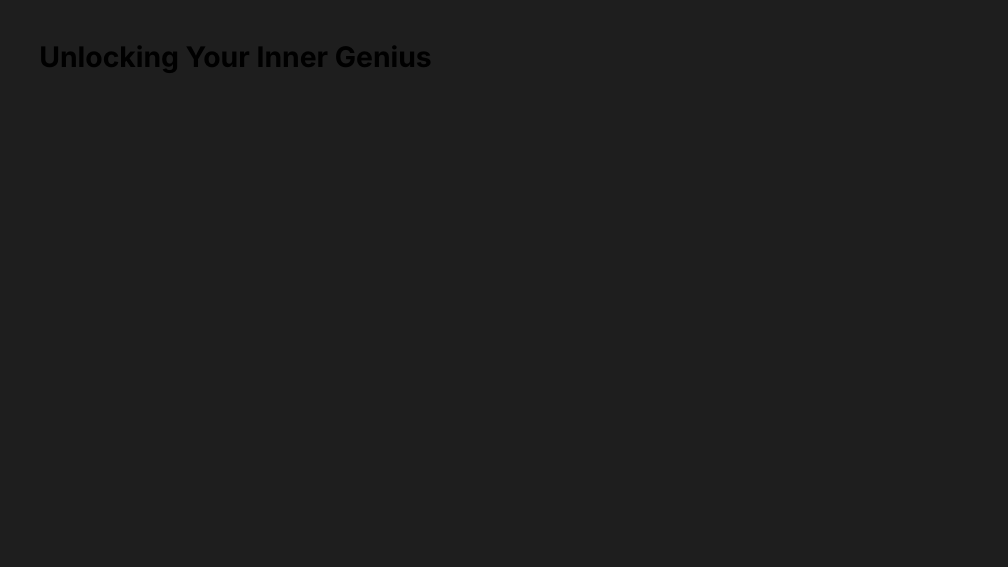
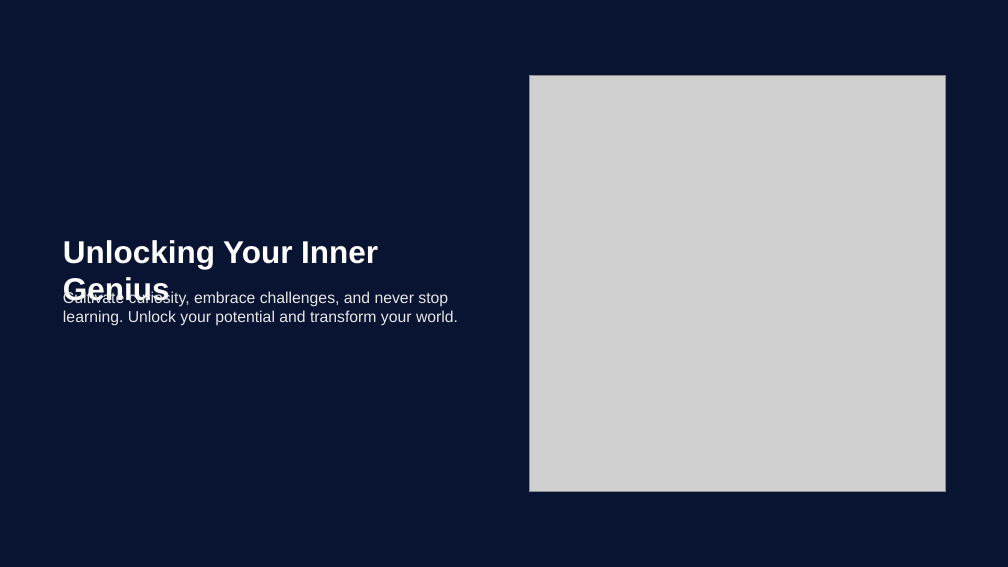
Before and after one commit to tejus05/deck-genie-v3, a slide deck: slide 8 of backend/data/0ef2e0f5-d61a-4687-a0ce-69b4c3fd9ec6/Exploring_the_Concept_of_Genius.pptx. Drawn at 1008x567 pixels with LibreOffice and Linux fonts; fonts in the diff are those of the drawing; grey boxes stand for pictures. Boxes give left, top, right and bottom in pixels: in the first picture for what was removed or moved away, otherwise in the second. Text is boxed around its words. In the diff, an @@ line names an element or a change of style, - is before the commit and + after.

```diff
--- a/backend/data/0ef2e0f5-d61a-4687-a0ce-69b4c3fd9ec6/Exploring_the_Concept_of_Genius.pptx
+++ b/backend/data/0ef2e0f5-d61a-4687-a0ce-69b4c3fd9ec6/Exploring_the_Concept_of_Genius.pptx
@@ background #1E1E1E to #091433 @@
@@ picture added at [529, 75, 945, 491] @@
@@ text added at [63, 240, 378, 303], 40 pt, text #FFFFFF, bold @@
+Unlocking Your Inner Genius
@@ text added at [63, 291, 458, 326], 20 pt, text #E6E6E6 @@
+Cultivate curiosity, embrace challenges, and never stop learning. Unlock your potential and transform your world.
```
Also in this commit, not shown: 5 other slides changed, 2 slides added, 2 slides removed, 17 other files.
